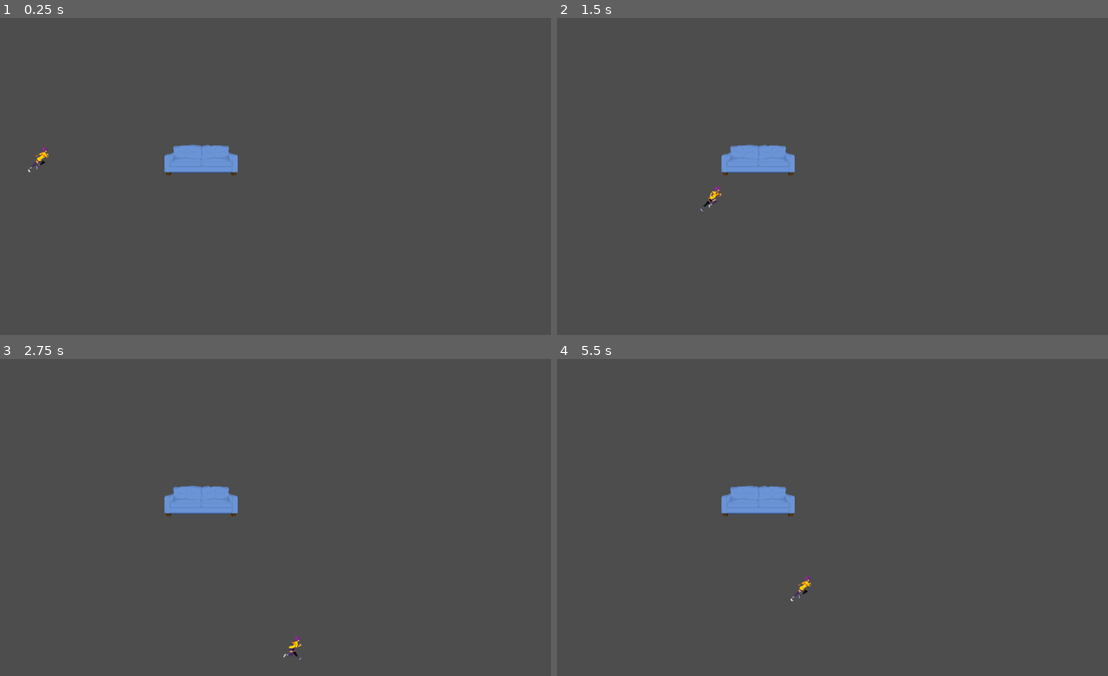
Above: before the commit, frames 1-4 (two rows, left to right).
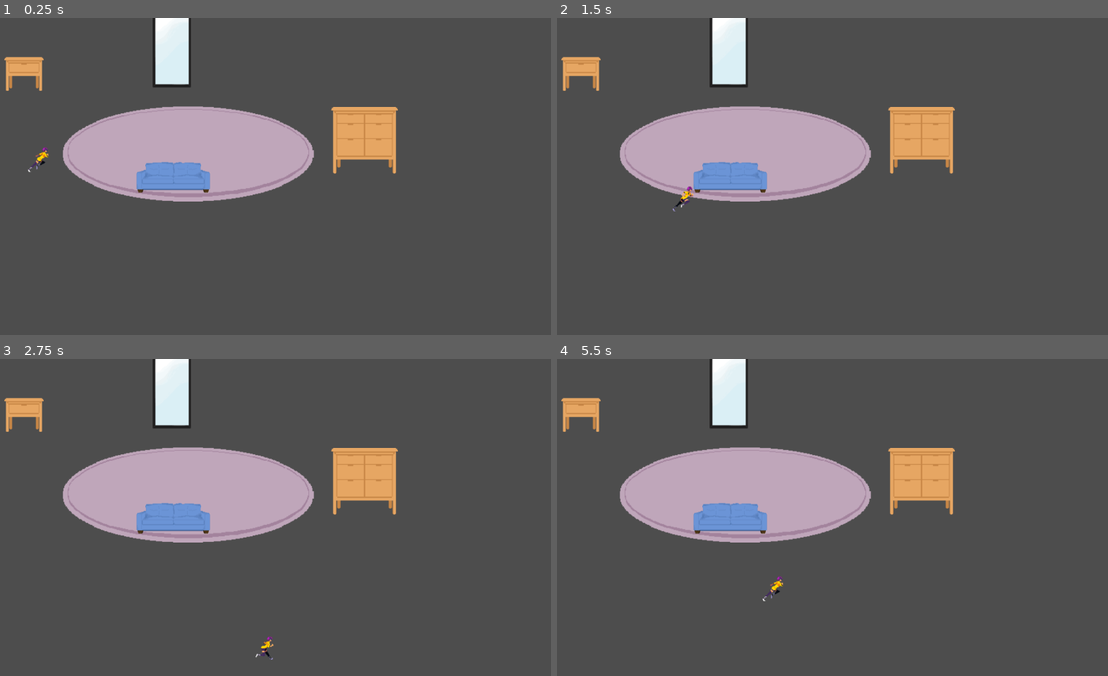
Above: after the commit, the same moments.

Repository: nugamestudioclub/Parallax
Game: Godot game, scene res://vi_test_scene.tscn
The game is run twice, just before and just after one commit, with the same random seed, the same clock (stepped at 60 frames per second) and the same inputs. The project has no main scene, so this scene is started directly.
Inputs:
- Up to frame 1 (0.25 s): no input
- Up to frame 2 (1.5 s): tap Enter at 0.5 s; hold Right (move_right) 0.53-1.28 s; tap Space (interact) at 0.6, 1.35 s; hold Down (move_down) from 1.28 s (still down)
- Up to frame 3 (2.75 s): release Down (move_down) at 2.03 s; hold Right (move_right) from 2.03 s (still down); tap Space (interact) at 2.1 s
- Up to frame 4 (5.5 s): release Right (move_right) at 2.78 s; hold Up (move_up) 2.78-3.53 s; tap Space (interact) every 0.75 s from 2.85 to 5.1 s; hold Left (move_left) 3.53-5.03 s; hold Down (move_down) from 5.03 s (still down)

The runs differ from the first frame. In frame 1, 15% of the frame differs, in the area x 0-73%, y 0-58%; in frame 2, 15%; in frame 3, 15%; in frame 4, 15%, in the area x 0-73%, y 0-77%.

Commit message:
Added text for the mirror, dresser, and nightstand

Diff:
--- a/prefabs/dresser.tscn
+++ b/prefabs/dresser.tscn
@@ -1,11 +1,14 @@
-[gd_scene load_steps=3 format=3 uid="uid://1je7l5nrvacv"]
+[gd_scene load_steps=4 format=3 uid="uid://3rti72e4wfw2"]
 
 [ext_resource type="Texture2D" uid="uid://dbye58iuwn25w" path="res://2d_sprite_animation_assets/dresser.png" id="1_4q1dv"]
+[ext_resource type="Script" path="res://scripts/interact_object_text.gd" id="1_mk8og"]
 
 [sub_resource type="RectangleShape2D" id="RectangleShape2D_i1t5g"]
 size = Vector2(136, 136)
 
-[node name="dresser" type="StaticBody2D"]
+[node name="dresser" type="StaticBody2D" groups=["Interactables"]]
+script = ExtResource("1_mk8og")
+object_text = "This is a dresser"
 
 [node name="CollisionShape2D" type="CollisionShape2D" parent="."]
 shape = SubResource("RectangleShape2D_i1t5g")
--- a/prefabs/mirror.tscn
+++ b/prefabs/mirror.tscn
@@ -1,11 +1,14 @@
-[gd_scene load_steps=3 format=3 uid="uid://dp25oj3bfj2uy"]
+[gd_scene load_steps=4 format=3 uid="uid://dkkfh20o51g5j"]
 
 [ext_resource type="Texture2D" uid="uid://dxmepgbminsmv" path="res://2d_sprite_animation_assets/mirror1.png" id="1_fmwke"]
+[ext_resource type="Script" path="res://scripts/interact_object_text.gd" id="1_tbob0"]
 
 [sub_resource type="RectangleShape2D" id="RectangleShape2D_axpx7"]
 size = Vector2(77.5, 159)
 
-[node name="StaticBody2D" type="StaticBody2D"]
+[node name="StaticBody2D" type="StaticBody2D" groups=["Interactables"]]
+script = ExtResource("1_tbob0")
+object_text = "You see your reflection"
 
 [node name="Sprite2D" type="Sprite2D" parent="."]
 scale = Vector2(1.11429, 1.31667)
--- a/prefabs/nightstand.tscn
+++ b/prefabs/nightstand.tscn
@@ -1,11 +1,14 @@
-[gd_scene load_steps=3 format=3 uid="uid://crhtujqg6s0yq"]
+[gd_scene load_steps=4 format=3 uid="uid://cbqgigj4nqhg4"]
 
+[ext_resource type="Script" path="res://scripts/interact_object_text.gd" id="1_rbwat"]
 [ext_resource type="Texture2D" uid="uid://bpskcyt5uie2b" path="res://2d_sprite_animation_assets/nightstand.png" id="1_totbn"]
 
 [sub_resource type="RectangleShape2D" id="RectangleShape2D_n3fvf"]
 size = Vector2(80.5, 70)
 
-[node name="nightstand" type="StaticBody2D"]
+[node name="nightstand" type="StaticBody2D" groups=["Interactables"]]
+script = ExtResource("1_rbwat")
+object_text = "A nightstand"
 
 [node name="Sprite2D" type="Sprite2D" parent="."]
 position = Vector2(0, 1.90735e-06)
--- a/scripts/interact_object_text.gd
+++ b/scripts/interact_object_text.gd
@@ -2,4 +2,4 @@
 @export var object_text: String
 
 func on_interact():
-	print(object_text)
+	print(object_text) # this will be changed to an actual textbox whenever that is implemented
--- a/vi_test_scene.tscn
+++ b/vi_test_scene.tscn
@@ -1,9 +1,16 @@
-[gd_scene load_steps=3 format=3 uid="uid://c61yn1tsxxmtk"]
+[gd_scene load_steps=7 format=3 uid="uid://c61yn1tsxxmtk"]
 
 [ext_resource type="PackedScene" uid="uid://dfbehluabfs6p" path="res://prefabs/player_new.tscn" id="1_2qsnw"]
+[ext_resource type="PackedScene" uid="uid://ccunmu41kcexn" path="res://prefabs/rug.tscn" id="1_r2ktc"]
 [ext_resource type="PackedScene" uid="uid://gm4n7jdwqj67" path="res://prefabs/sofa.tscn" id="2_abb0k"]
+[ext_resource type="PackedScene" uid="uid://3rti72e4wfw2" path="res://prefabs/dresser.tscn" id="3_6yacp"]
+[ext_resource type="PackedScene" uid="uid://dkkfh20o51g5j" path="res://prefabs/mirror.tscn" id="4_in5uv"]
+[ext_resource type="PackedScene" uid="uid://cbqgigj4nqhg4" path="res://prefabs/nightstand.tscn" id="6_f3vir"]
 
 [node name="Node" type="Node"]
+
+[node name="rug" parent="." instance=ExtResource("1_r2ktc")]
+position = Vector2(406, 278)
 
 [node name="Starting_Position" type="Marker2D" parent="."]
 position = Vector2(240, 450)
@@ -11,5 +18,14 @@
 [node name="CharacterBody2D2" parent="." instance=ExtResource("1_2qsnw")]
 position = Vector2(109, 282)
 
+[node name="dresser" parent="." instance=ExtResource("3_6yacp")]
+position = Vector2(771, 250)
+
 [node name="StaticBody2D" parent="." instance=ExtResource("2_abb0k")]
-position = Vector2(437, 285)
+position = Vector2(380, 320)
+
+[node name="StaticBody2D2" parent="." instance=ExtResource("4_in5uv")]
+position = Vector2(377, 63)
+
+[node name="nightstand" parent="." instance=ExtResource("6_f3vir")]
+position = Vector2(75, 115)
Not shown: 1 places in prefabs/rug.tscn that only renumber resources
